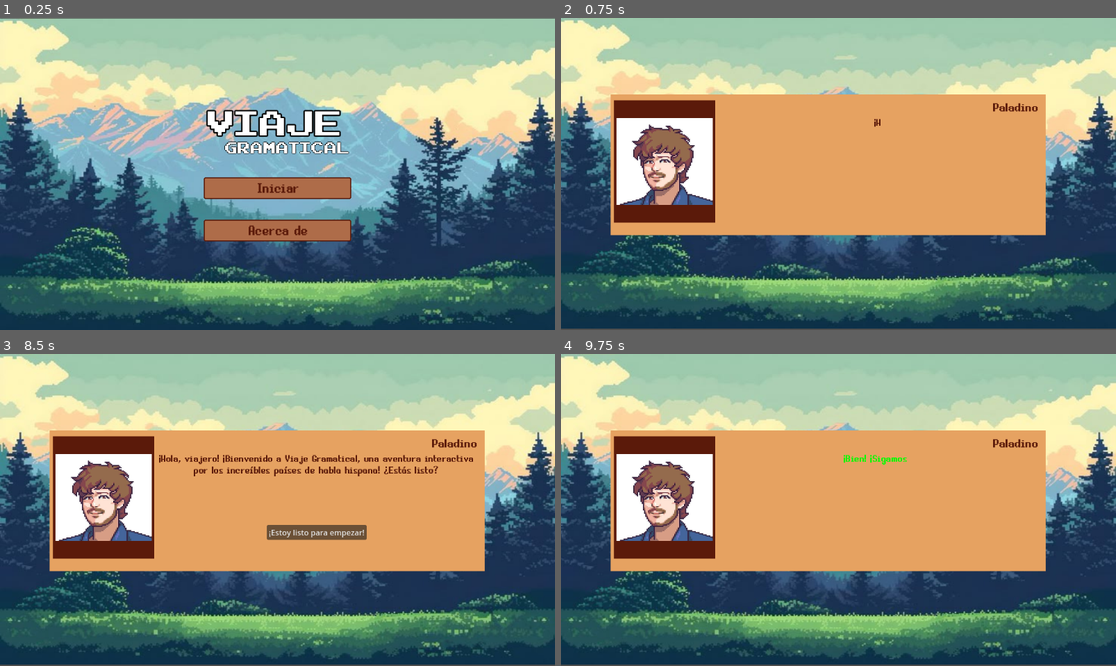
Above: before the commit, frames 1-4 (two rows, left to right).
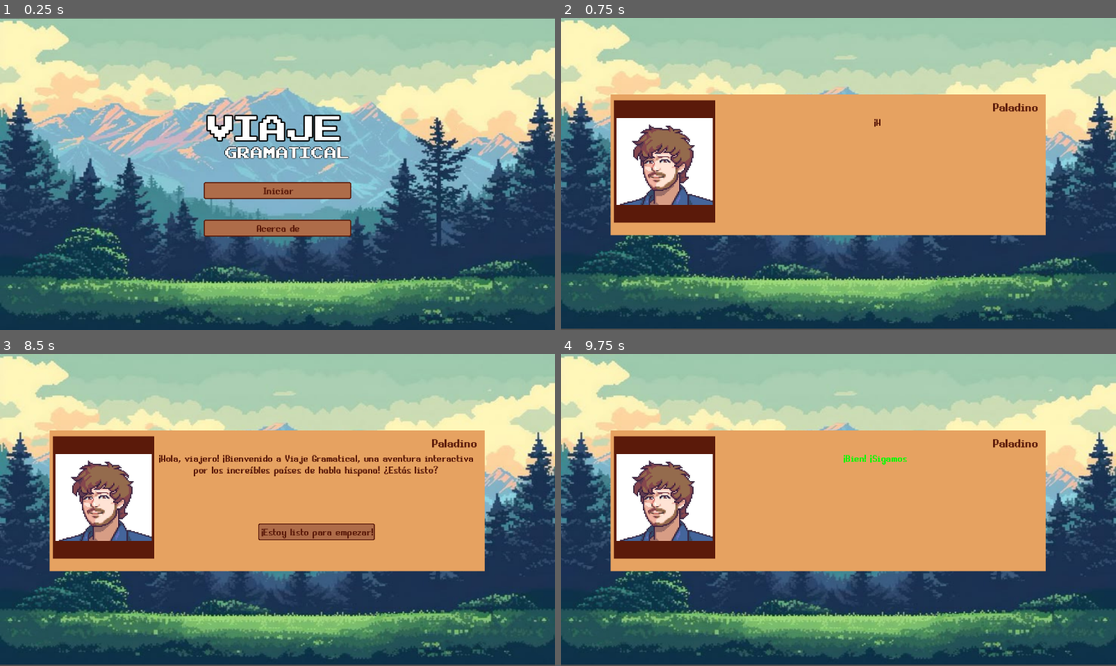
Above: after the commit, the same moments.

Repository: asvsz/viaje-gramatical
Game: Godot game, scene res://main.tscn
The game is run twice, just before and just after one commit, with the same random seed, the same clock (stepped at 60 frames per second) and the same inputs.
Inputs:
- Up to frame 1 (0.25 s): no input
- Up to frame 2 (0.75 s): click "Iniciar" at 0.5 s
- Up to frame 3 (8.5 s): tap Enter (ui_accept) at 1.25, 1.52, 2.27, 3.77, 4.52, 5.27, 5.75, 6.77, 7.25, 7.52, 8, 8.27 s
- Up to frame 4 (9.75 s): click "¡Estoy listo para empezar!" at 8.75 s; tap Enter (ui_accept) at 9.5 s

The runs differ from the first frame. In frame 1, 3.6% of the frame differs, in the area x 36-64%, y 29-72%; in frame 2, nothing differs; in frame 3, 1.1%; in frame 4, nothing differs.

Commit message:
style: mudança no tema dos botões

Diff:
--- a/default-button.tres
+++ b/default-button.tres
@@ -105,7 +105,7 @@
 Button/constants/h_separation = 4
 Button/constants/icon_max_width = 0
 Button/constants/outline_size = 0
-Button/font_sizes/font_size = 33
+Button/font_sizes/font_size = 24
 Button/fonts/font = ExtResource("1_elmhq")
 Button/icons/icon = SubResource("AtlasTexture_1s0a2")
 Button/styles/disabled = SubResource("StyleBoxFlat_8nvy5")
--- a/scenes/dialogo.tscn
+++ b/scenes/dialogo.tscn
@@ -117,12 +117,15 @@
 
 [node name="Button" type="Button" parent="ColorRect/HBoxContainer/VBoxContainer/VBoxContainer"]
 layout_mode = 2
+theme = ExtResource("4_c3u86")
 
 [node name="Button2" type="Button" parent="ColorRect/HBoxContainer/VBoxContainer/VBoxContainer"]
 layout_mode = 2
+theme = ExtResource("4_c3u86")
 
 [node name="Button3" type="Button" parent="ColorRect/HBoxContainer/VBoxContainer/VBoxContainer"]
 layout_mode = 2
+theme = ExtResource("4_c3u86")
 
 [node name="TextEdit" type="TextEdit" parent="ColorRect/HBoxContainer/VBoxContainer"]
 visible = false
